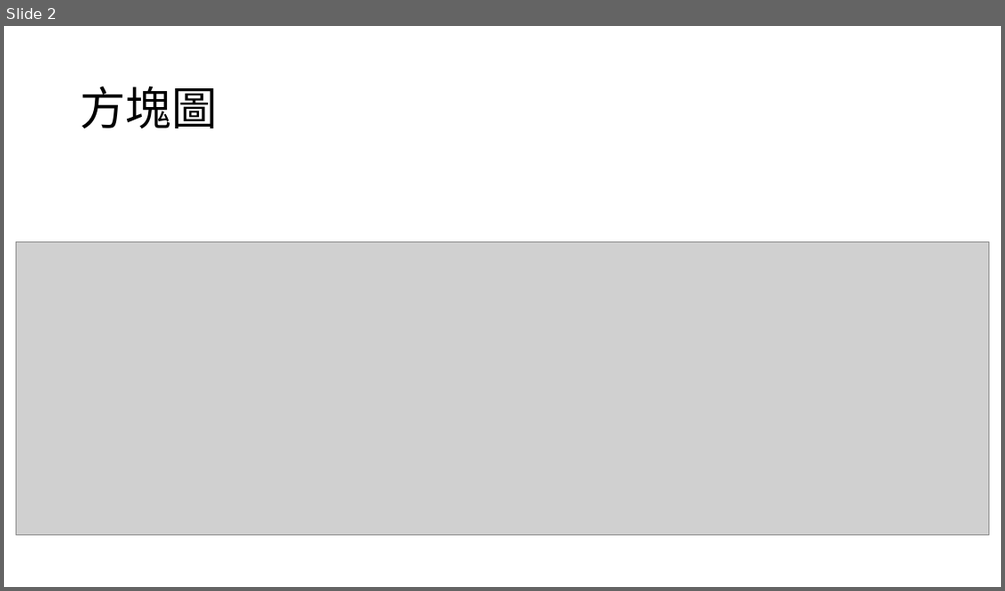
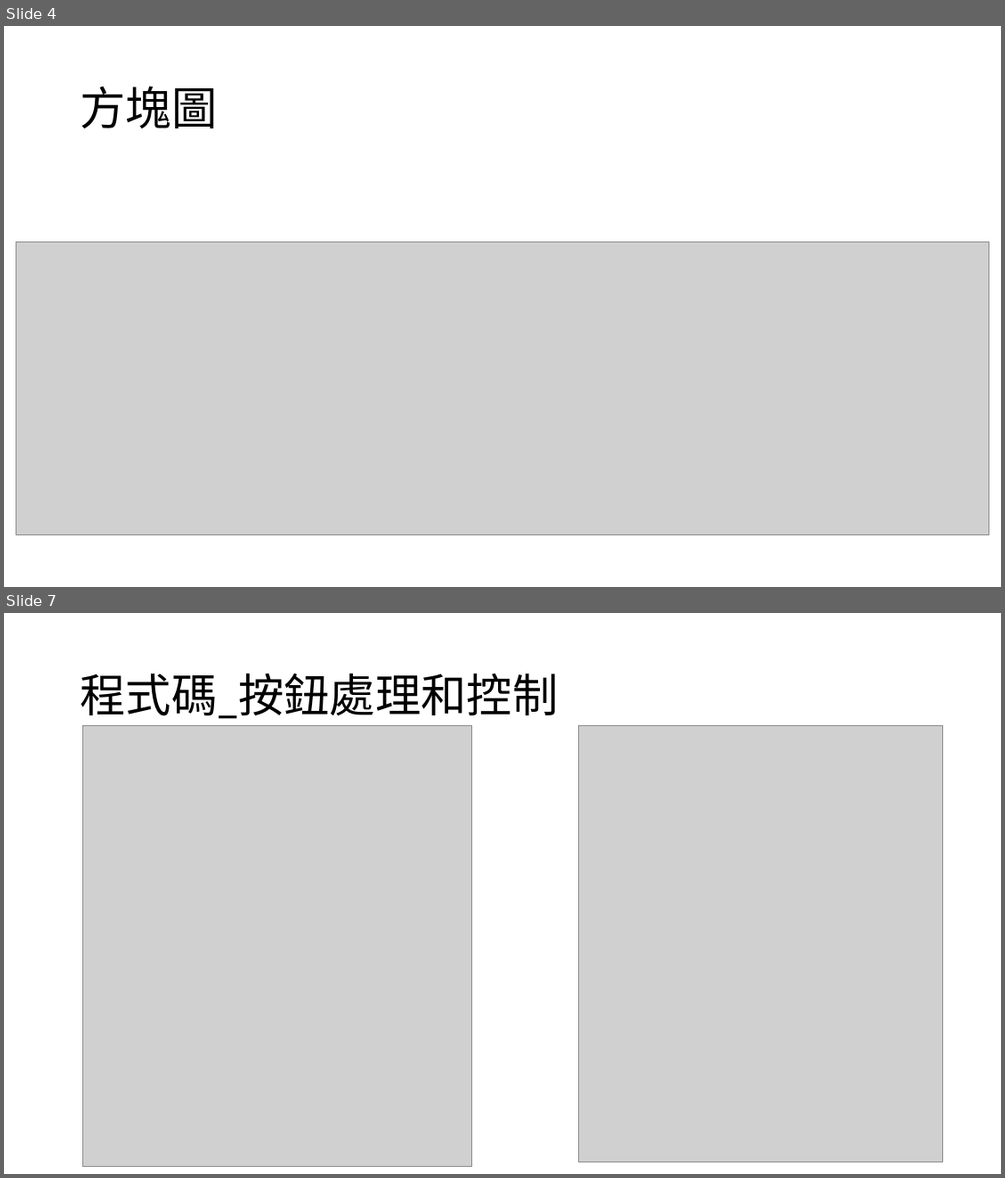
Before and after one commit to YUHAO-109112128/HW3_breath-light, a slide deck: HW3_呼吸燈.pptx. Shown one above the other, each under a label of ours: slide 2 before the commit, slides 4 and 7 after it; the slides between them are not shown. The pictures are 1005x591 and 1005x1178 pixels, drawn with LibreOffice and Linux fonts; fonts in the diff are those of the drawing; grey boxes stand for pictures. Boxes give left, top, right and bottom in pixels: in the first picture for what was removed or moved away, otherwise in the second. Text is boxed around its words. In the diff, an @@ line names an element or a change of style, - is before the commit and + after.

```diff
--- a/HW3_呼吸燈.pptx
+++ b/HW3_呼吸燈.pptx
@@ slide 7 added at <box>4,613,1001,1174</box>, background #FFFFFF @@
@@ title added at <box>80,673,558,719</box>, 44 pt, text #000000 @@
+程式碼_按鈕處理和控制
@@ picture added at <box>82,725,471,1167</box> @@
@@ picture added at <box>579,725,943,1161</box> @@
@@ what was slide 2 is now slide 4 @@
```
Also in this commit, not shown: 1 slide changed, 6 other slides added.
